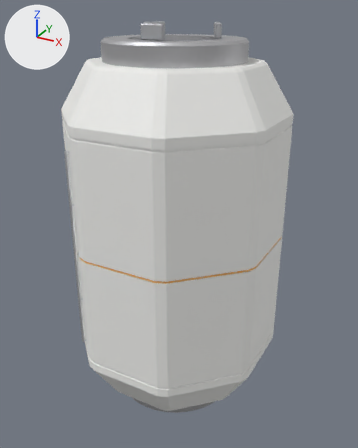
Renders of the glTF model models/station/ax_station_14_storm_shelter.glb from each side of a commit.
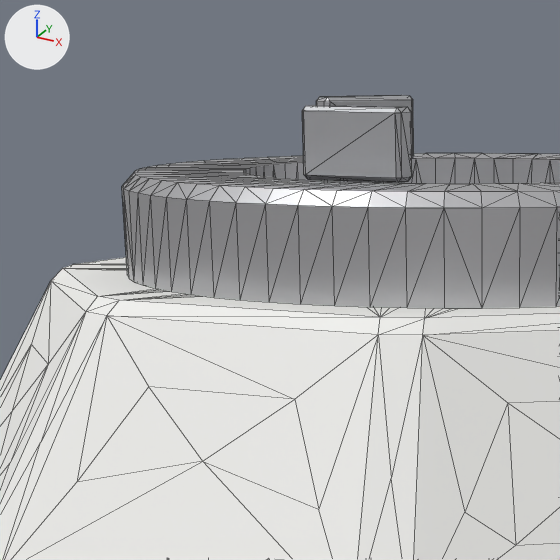
The first picture shows the older version from a 50 mm lens placed at (2.81, -5.01, 2.6), pointed at (0.02, 0.05, 0.07). The close-ups show the older and then the newer version on the part from 21% to 55% of the width and 0% to 28% of the height of that picture. Only the edits that show in the close-ups are written down. Every picture has the same lights, and +X, +Y and +Z are marked at upper left. The close-ups show mesh edges as thin lines. Vertices at exactly the same position are counted once.

Script lines for the objects in view, before the commit:
```python
me_ax_station_14_storm_shelter_port_top = bpy.data.meshes.new('ax_station_14_storm_shelter_port_top')
me_ax_station_14_storm_shelter_port_top.from_pydata(...)  # 315 vertices, 630 faces; spans x -0.8..0.8, y -0.8..0.8, z 2.05..2.28
me_ax_station_14_storm_shelter_port_top.materials.append(mat_ti)  # light grey #ceced1
me_ax_station_14_storm_shelter_port_top_petals = bpy.data.meshes.new('ax_station_14_storm_shelter_port_top_petals')
me_ax_station_14_storm_shelter_port_top_petals.from_pydata(...)  # 72 vertices, 132 faces; spans x -0.485..0.485, y -0.492..0.352, z 2.28..2.434
me_ax_station_14_storm_shelter_port_top_petals.materials.append(mat_grey)  # light grey #bcbdc0
me_ax_station_14_storm_shelter_pressure_hull = bpy.data.meshes.new('ax_station_14_storm_shelter_pressure_hull')
me_ax_station_14_storm_shelter_pressure_hull.from_pydata(...)  # 1974 vertices, 3948 faces; spans x -1.25..1.25, y -1.25..1.25, z -2.05..2.05
me_ax_station_14_storm_shelter_pressure_hull.materials.append(mat_white)  # white #f4f4f1
ob_port_top = bpy.data.objects.new('port_top', me_ax_station_14_storm_shelter_port_top)
ob_port_top.location = (0.0, 0.0, 0.0)
ob_port_top_petals = bpy.data.objects.new('port_top_petals', me_ax_station_14_storm_shelter_port_top_petals)
ob_port_top_petals.location = (0.0, 0.0, 0.0)
ob_pressure_hull = bpy.data.objects.new('pressure_hull', me_ax_station_14_storm_shelter_pressure_hull)
ob_pressure_hull.location = (0.0, 0.0, 0.0)
```
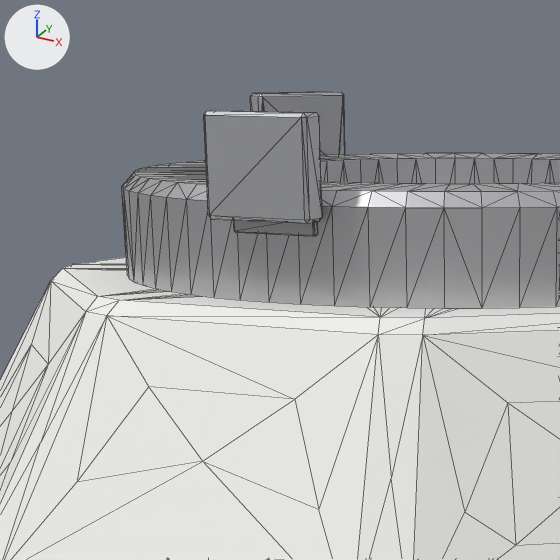
Pixel boxes (x1, y1, x2, y2) of what changed, in the close-ups (560 x 560 px):
'port_top_petals', reshaped
    before: (302, 95, 414, 183)
    after: (204, 92, 345, 236)
part 1 of me_ax_station_14_storm_shelter_port_top_petals, reshaped
    before: (316, 95, 414, 157)
    after: (250, 92, 345, 155)
part 2 of me_ax_station_14_storm_shelter_port_top_petals, added
    after: (204, 110, 322, 236)
part 3 of me_ax_station_14_storm_shelter_port_top_petals, deleted
    before: (302, 105, 412, 183)

What changed in the scene script:
```text
Change me_ax_station_14_storm_shelter_port_top_petals:
    used by ob_port_top_petals; location = (0.0, 0.0, 0.0)
    remove me_ax_station_14_storm_shelter_port_top_petals.from_pydata(...)  # 72 vertices, 132 faces; spans x -0.485..0.485, y -0.492..0.352, z 2.28..2.434
    add me_ax_station_14_storm_shelter_port_top_petals.from_pydata(...)  # 162 vertices, 312 faces; spans x -0.812..0.812, y -0.868..0.541, z 2.19..2.434
    me_ax_station_14_storm_shelter_port_top_petals part 1: 24 vertices removed from x -0.485..-0.311, y 0.108..0.352, z 2.28..2.434; 54 vertices added at x -0.812..-0.633, y 0.295..0.541, z 2.19..2.434
    me_ax_station_14_storm_shelter_port_top_petals part 2: 54 vertices added at x -0.128..0.128, y -0.868..-0.788, z 2.19..2.434
    me_ax_station_14_storm_shelter_port_top_petals part 3: 24 vertices removed from x -0.128..0.128, y -0.492..-0.428, z 2.28..2.434
    other edits to the shape of me_ax_station_14_storm_shelter_port_top_petals do not show in these pictures
```
